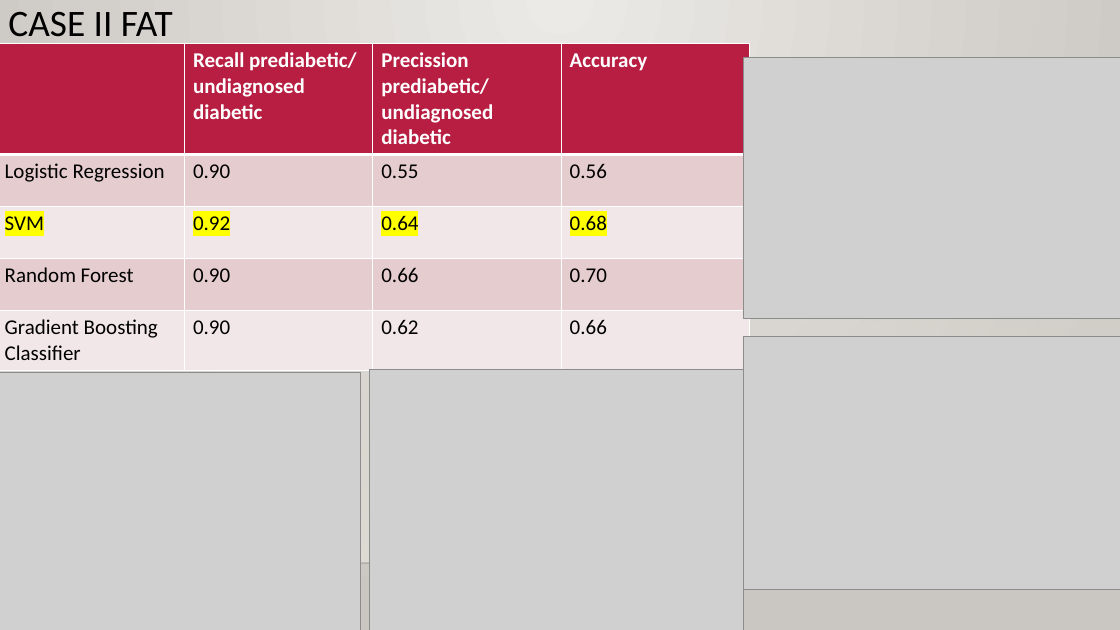
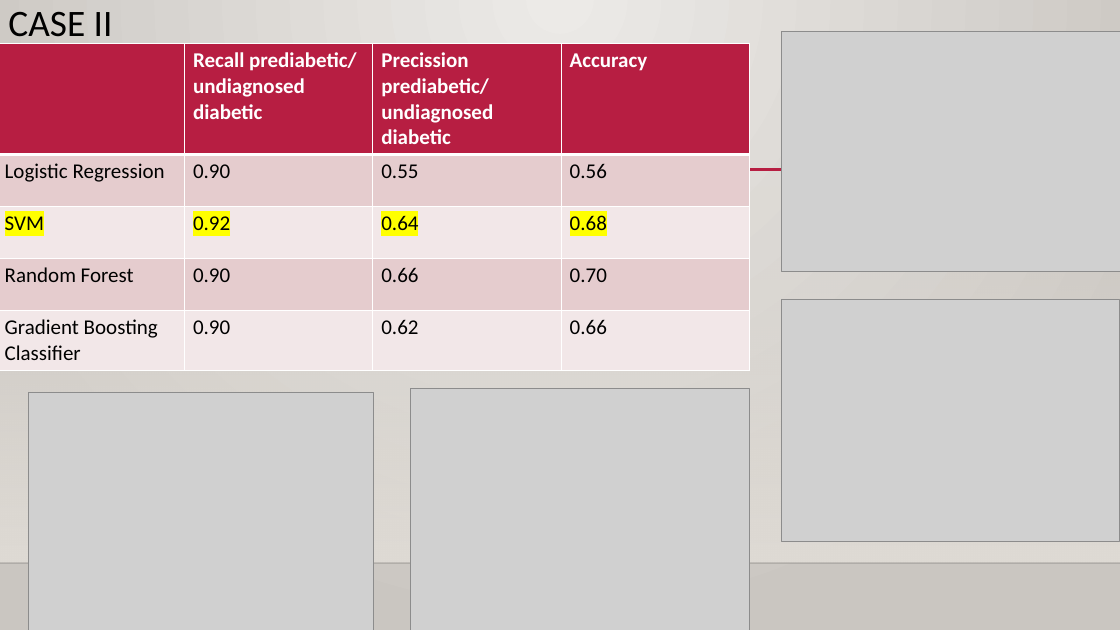
Before and after one commit to dinanad/Final-Project-Diabetes-Type-II-Risk-Prediction, a slide deck: slide 11 of Diabetes Prediction.pptx (slide 14 before the commit). Drawn at 1120x630 pixels with LibreOffice and Linux fonts; fonts in the diff are those of the drawing; grey boxes stand for pictures; background and template pictures are left out. Boxes give left, top, right and bottom in pixels: in the first picture for what was removed or moved away, otherwise in the second. Text is boxed around its words. In the diff, an @@ line names an element or a change of style, - is before the commit and + after.

```diff
--- a/Diabetes Prediction.pptx
+++ b/Diabetes Prediction.pptx
@@ title at (8,12,113,46): text changed @@
-CASE II FAT
+CASE II
@@ picture: place and size @@
-picture at (744,57,1120,318)
+picture at (781,32,1120,272)
@@ picture: place and size @@
-picture at (744,337,1120,590)
+picture at (782,300,1120,542)
@@ picture: place and size @@
-picture at (370,370,744,630)
+picture at (411,388,749,630)
@@ picture: place and size @@
-picture at (0,372,360,630)
+picture at (29,392,373,630)
```
Also in this commit, not shown: 2 other slides changed, 6 slides removed.
